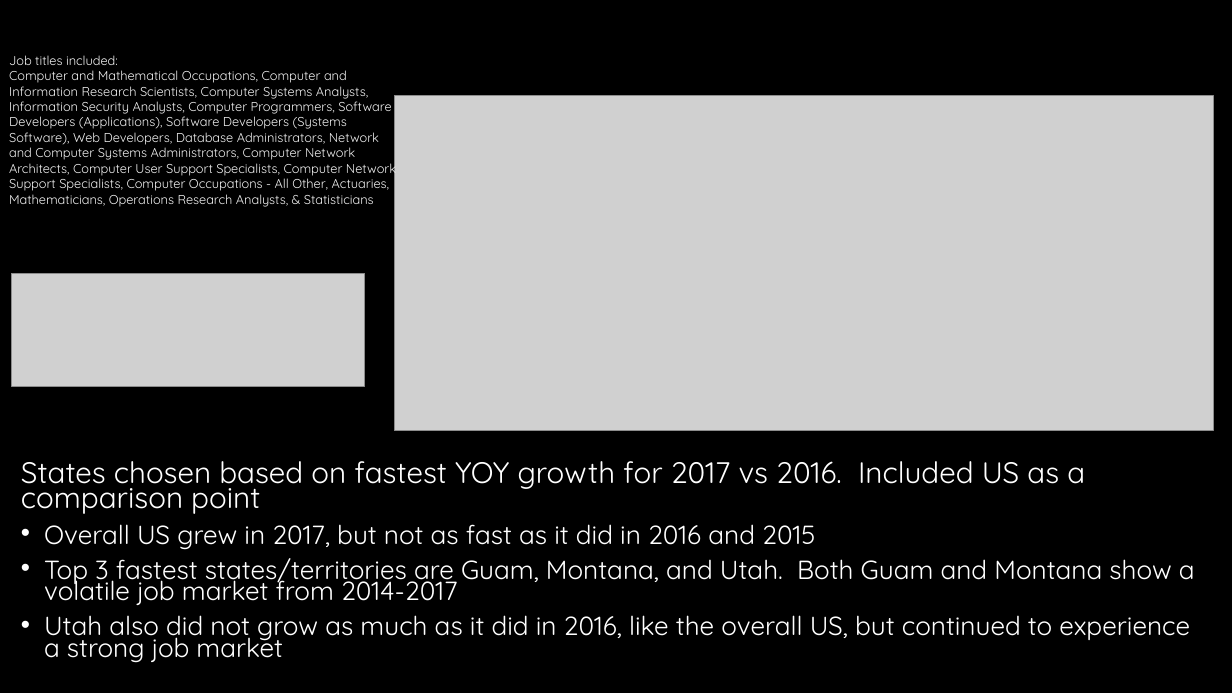
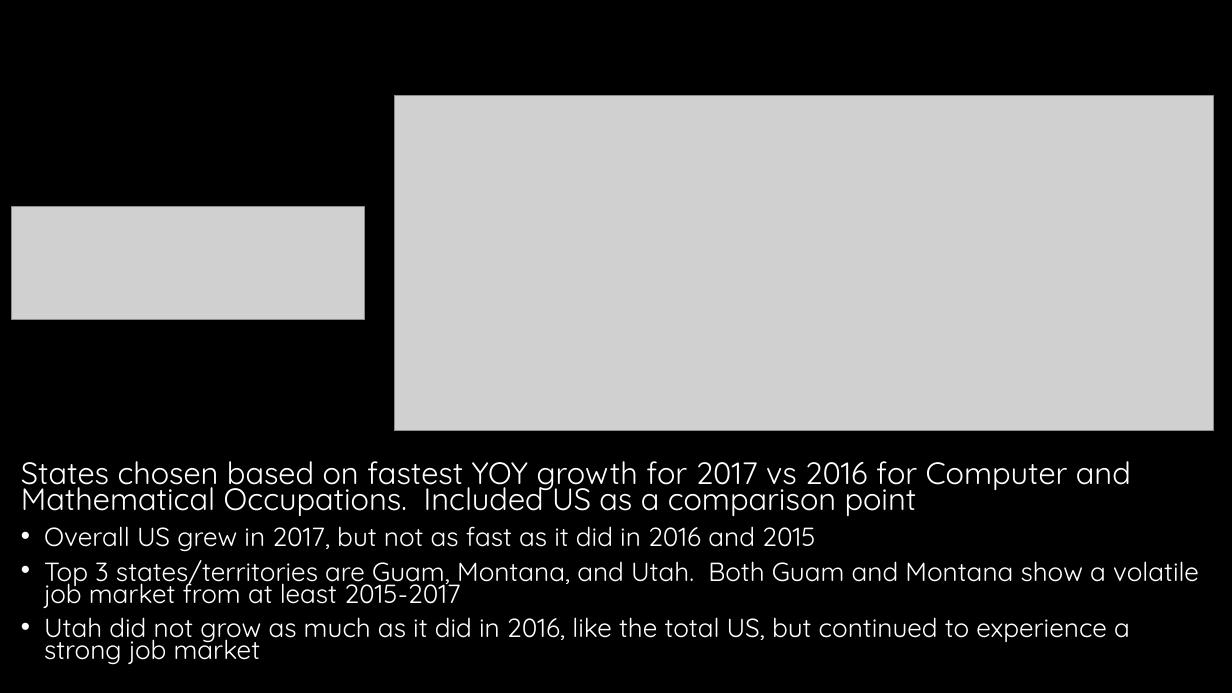
Before and after one commit to WCW789/Project1, a slide deck: slide 4 of Group_5_Presentation.pptx. Drawn at 1232x693 pixels with LibreOffice and Linux fonts; fonts in the diff are those of the drawing; grey boxes stand for pictures; background and template pictures are left out. Boxes give left, top, right and bottom in pixels: in the first picture for what was removed or moved away, otherwise in the second. Text is boxed around its words. In the diff, an @@ line names an element or a change of style, - is before the commit and + after.

```diff
--- a/Group_5_Presentation.pptx
+++ b/Group_5_Presentation.pptx
@@ text removed at (9,55,396,207) @@
-Job titles included:
-Computer and Mathematical Occupations, Computer and Information Research Scientists, Computer Systems Analysts, Information Security Analysts, Computer Programmers, Software Developers (Applications), Software Developers (Systems Software), Web Developers, Database Administrators, Network and Computer Systems Administrators, Computer Network Architects, Computer User Support Specialists, Computer Network Support Specialists, Computer Occupations - All Other, Actuaries, Mathematicians, Operations Research Analysts, & Statisticians
@@ picture: place and size @@
-picture at (12,274,365,387)
+picture at (12,207,365,321)
@@ text at (21,461,1131,516): text changed; size 23.1 to 24.1 pt @@
-States chosen based on fastest YOY growth for 2017 vs 2016. Included US as a comparison point
+States chosen based on fastest YOY growth for 2017 vs 2016 for Computer and Mathematical Occupations. Included US as a comparison point
@@ text at (44,560,1199,665): text changed @@
-• Top 3 fastest states/territories are Guam, Montana, and Utah. Both Guam and Montana show a volatile job market from 2014-2017
-• Utah also did not grow as much as it did in 2016, like the overall US, but continued to experience a strong job market
+• Top 3 states/territories are Guam, Montana, and Utah. Both Guam and Montana show a volatile job market from at least 2015-2017
+• Utah did not grow as much as it did in 2016, like the total US, but continued to experience a strong job market
```
Also in this commit, not shown: 7 other slides changed.
